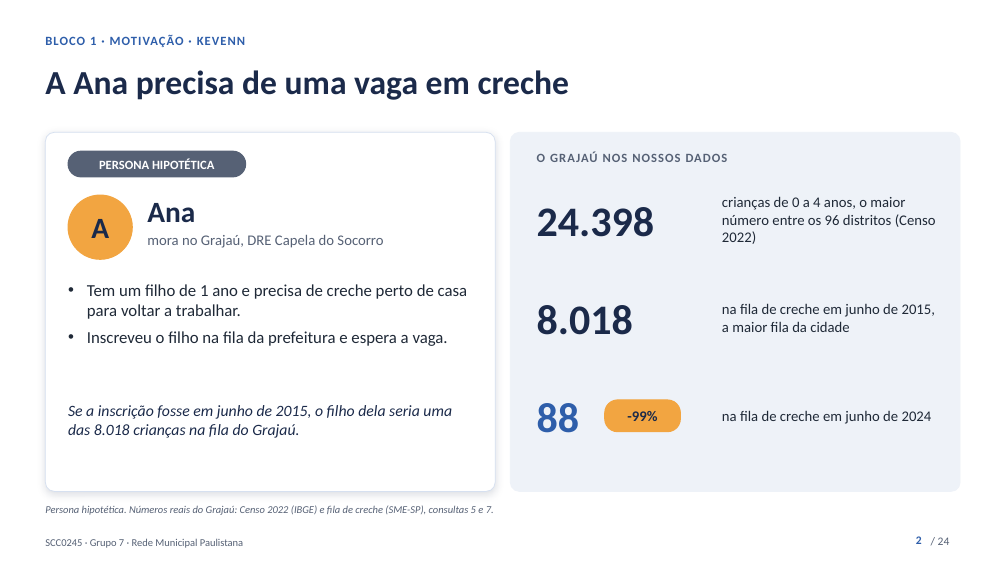
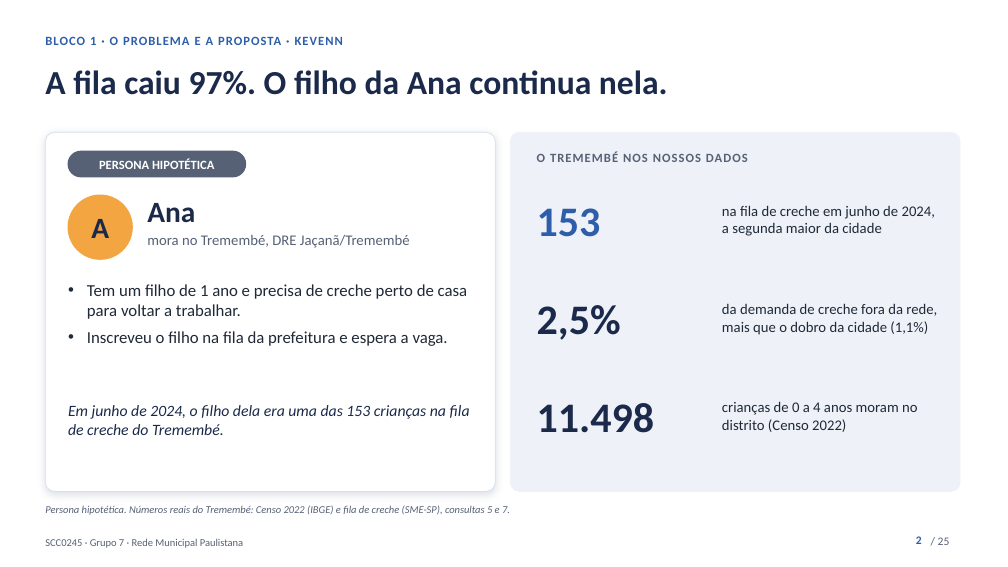
Before and after one commit to kevennlaranjeira/OLAP2026, a slide deck: slide 2 of docs/apresentacao/apresentacao-projeto1.pptx. Drawn at 1008x567 pixels with LibreOffice and Linux fonts; fonts in the diff are those of the drawing. Boxes give left, top, right and bottom in pixels: in the first picture for what was removed or moved away, otherwise in the second. Text is boxed around its words. In the diff, an @@ line names an element or a change of style, - is before the commit and + after.

Commit message:
docs(apresentacao): a história da Ana do começo ao fim, em 25 slides (#14)
A apresentação vira uma história contínua. A capa abre com uma pergunta (quantas crianças esperavam creche em 2015?) e o slide 2 responde com o gancho: a fila caiu 97%, mas o filho da Ana continua nela. A Ana, persona hipotética, agora mora no Tremembé, que em junho de 2024 tinha a segunda maior fila de creche da cidade (153).

O último slide do bloco 1 imagina a prefeitura adotando o data warehouse e faz de roteiro: cada bloco seguinte é um passo (os dados, o modelo, as respostas), com o rótulo do passo no topo de cada slide e notas que seguem a Ana de um bloco para o outro. O bloco 4 termina com a decisão pelo Tremembé e com a Ana conseguindo a vaga, num cenário hipotético com números reais das consultas 5, 7 e 8.

Cada integrante continua com 5 minutos. pptx, HTML, PDF, testes e docs 08, 10, 11 e 12 vão para 25 slides; as notas da versão web saem do pptx.

```diff
--- a/docs/apresentacao/apresentacao-projeto1.pptx
+++ b/docs/apresentacao/apresentacao-projeto1.pptx
@@ text at bbox=[45, 36, 343, 45]: text changed @@
-BLOCO 1 · MOTIVAÇÃO · KEVENN
+BLOCO 1 · O PROBLEMA E A PROPOSTA · KEVENN
@@ text at bbox=[45, 70, 668, 95]: text changed @@
-A Ana precisa de uma vaga em creche
+A fila caiu 97%. O filho da Ana continua nela.
@@ text at bbox=[537, 151, 748, 162]: text changed @@
-O GRAJAÚ NOS NOSSOS DADOS
+O TREMEMBÉ NOS NOSSOS DADOS
@@ text at bbox=[537, 208, 601, 237]: text changed; text colour #1B2A4A to #2E5EAA @@
-24.398
+153
@@ text at bbox=[722, 205, 935, 236]: text changed @@
-crianças de 0 a 4 anos, o maior número entre os 96 distritos (Censo 2022)
+na fila de creche em junho de 2024, a segunda maior da cidade
@@ text at bbox=[147, 235, 410, 248]: text changed @@
-mora no Grajaú, DRE Capela do Socorro
+mora no Tremembé, DRE Jaçanã/Tremembé
@@ text at bbox=[537, 305, 621, 340]: text changed @@
-8.018
+2,5%
@@ text at bbox=[722, 303, 937, 335]: text changed @@
-na fila de creche em junho de 2015, a maior fila da cidade
+da demanda de creche fora da rede, mais que o dobro da cidade (1,1%)
@@ text at bbox=[68, 405, 470, 435]: text changed @@
-Se a inscrição fosse em junho de 2015, o filho dela seria uma das 8.018 crianças na fila do Grajaú.
+Em junho de 2024, o filho dela era uma das 153 crianças na fila de creche do Tremembé.
@@ text at bbox=[537, 403, 654, 433]: text changed; text colour #2E5EAA to #1B2A4A @@
-88
+11.498
@@ rounded rectangle removed at bbox=[605, 400, 681, 432] @@
@@ text removed at bbox=[627, 411, 657, 421] @@
--99%
@@ text at bbox=[722, 401, 917, 432]: text changed @@
-na fila de creche em junho de 2024
+crianças de 0 a 4 anos moram no distrito (Censo 2022)
@@ text at bbox=[45, 505, 510, 515]: text changed @@
-Persona hipotética. Números reais do Grajaú: Censo 2022 (IBGE) e fila de creche (SME-SP), consultas 5 e 7.
+Persona hipotética. Números reais do Tremembé: Censo 2022 (IBGE) e fila de creche (SME-SP), consultas 5 e 7.
@@ text at bbox=[938, 537, 950, 545]: text changed @@
-/ 24
+/ 25
```
Also in this commit, not shown: 22 other slides changed, 1 slide added, 8 other files.
